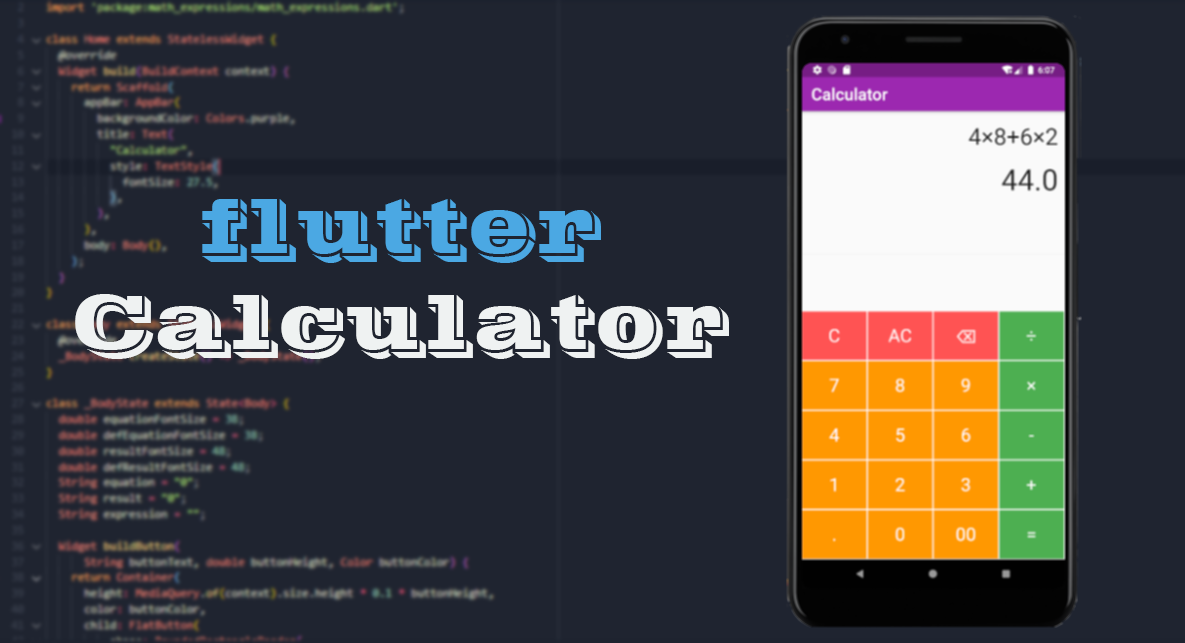
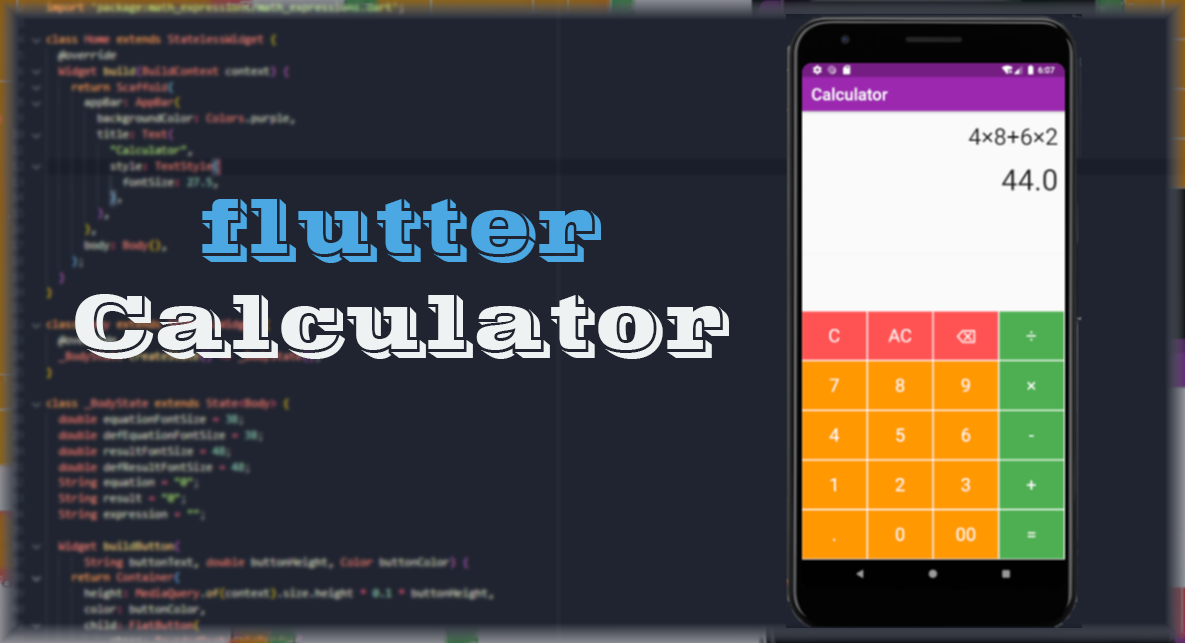
Revision of a layered 1185x643 image; what changed, layer by layer:
painted on "Layer 2" over (0, 0, 1185, 643)
